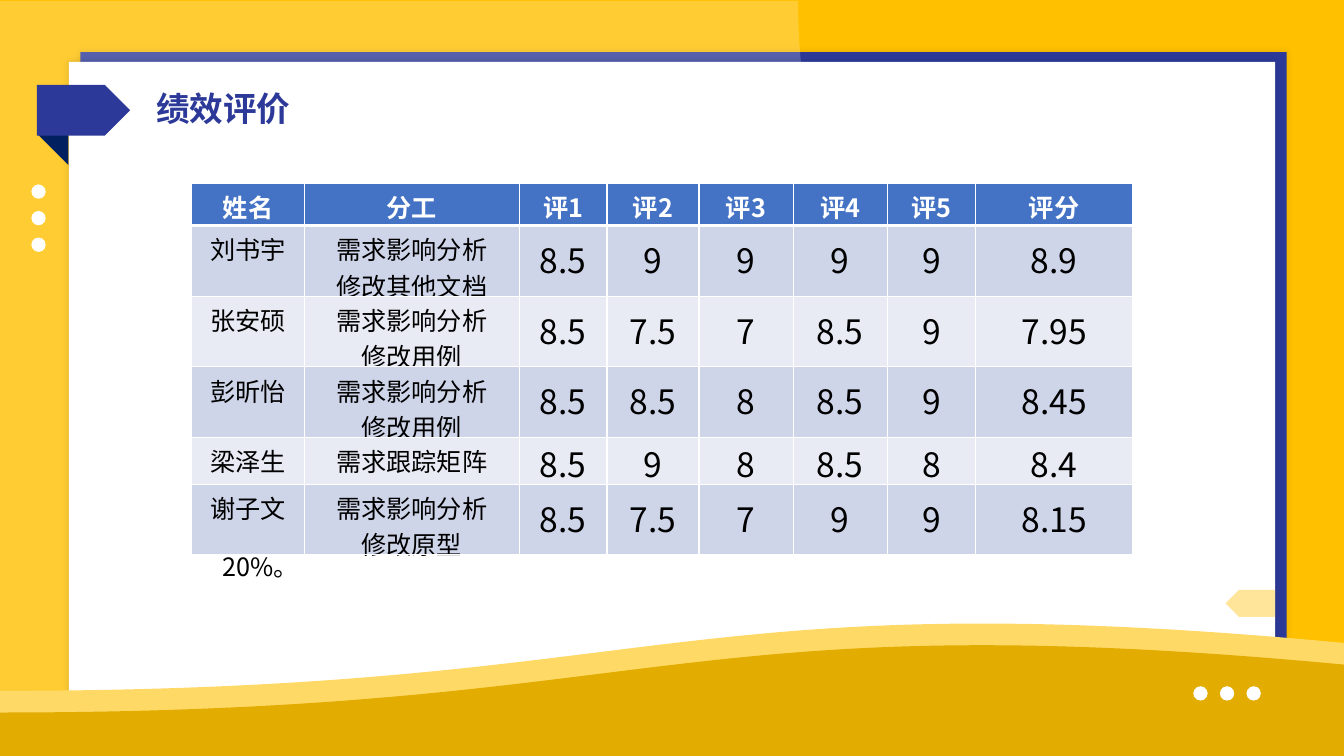
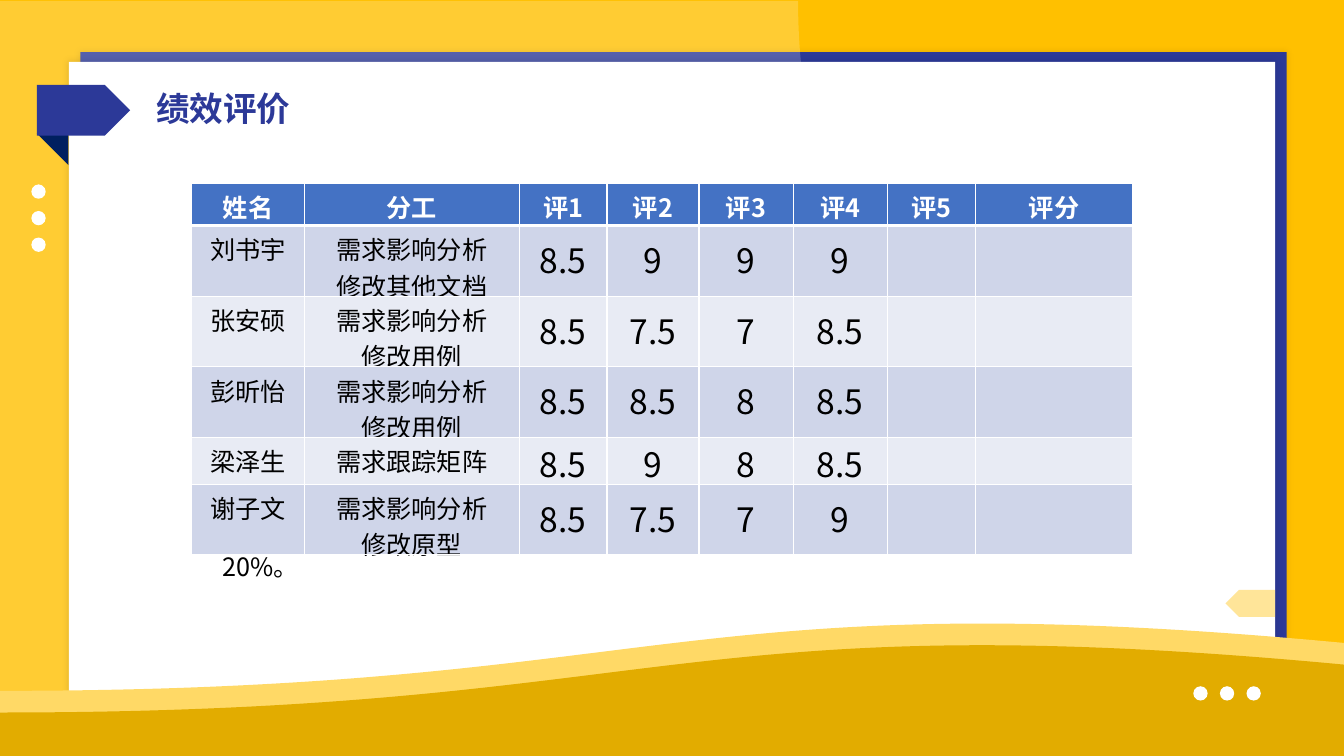
Before and after one commit to Community-Group-Purchase/Community-Group-Purchase_Project, a slide deck: slide 35 of [S5]软件需求变更/评审/SRA-G14-需求变更评审 v0.1.2.pptx. Drawn at 1344x756 pixels with LibreOffice and Linux fonts; fonts in the diff are those of the drawing. Boxes give left, top, right and bottom in pixels: in the first picture for what was removed or moved away, otherwise in the second. Text is boxed around its words. In the diff, an @@ line names an element or a change of style, - is before the commit and + after.

```diff
--- a/[S5]软件需求变更/评审/SRA-G14-需求变更评审 v0.1.2.pptx
+++ b/[S5]软件需求变更/评审/SRA-G14-需求变更评审 v0.1.2.pptx
@@ table at [192,184,1131,565] @@
-row 2, column 7: 9
+row 2, column 7: 
-row 2, column 8: 8.9
+row 2, column 8: 
-row 3, column 7: 9
+row 3, column 7: 
-row 3, column 8: 7.95
+row 3, column 8: 
-row 4, column 7: 9
+row 4, column 7: 
-row 4, column 8: 8.45
+row 4, column 8: 
-row 5, column 7: 8
+row 5, column 7: 
-row 5, column 8: 8.4
+row 5, column 8: 
-row 6, column 7: 9
+row 6, column 7: 
-row 6, column 8: 8.15
+row 6, column 8: 
```
Also in this commit, not shown: 4 other files.
